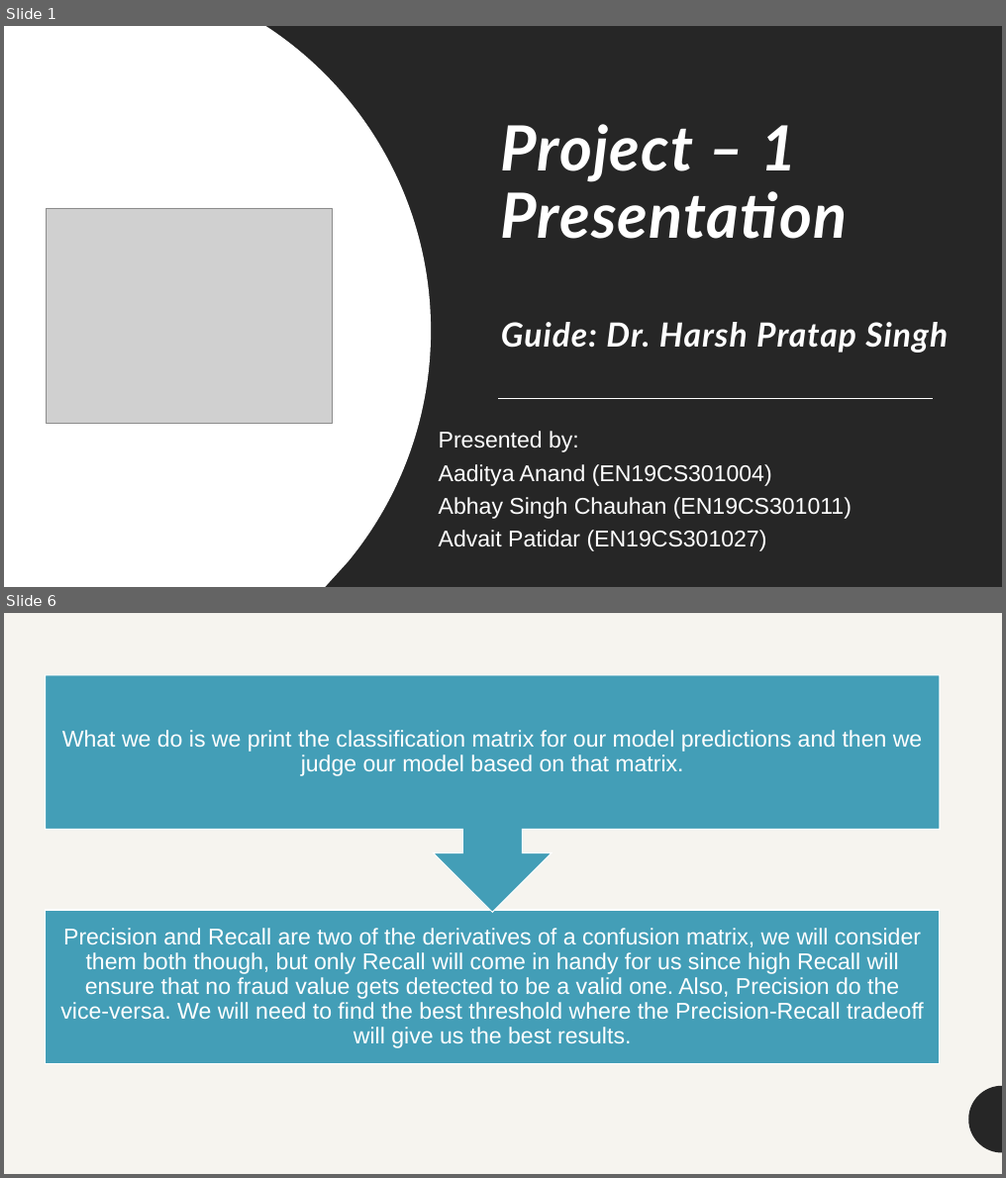
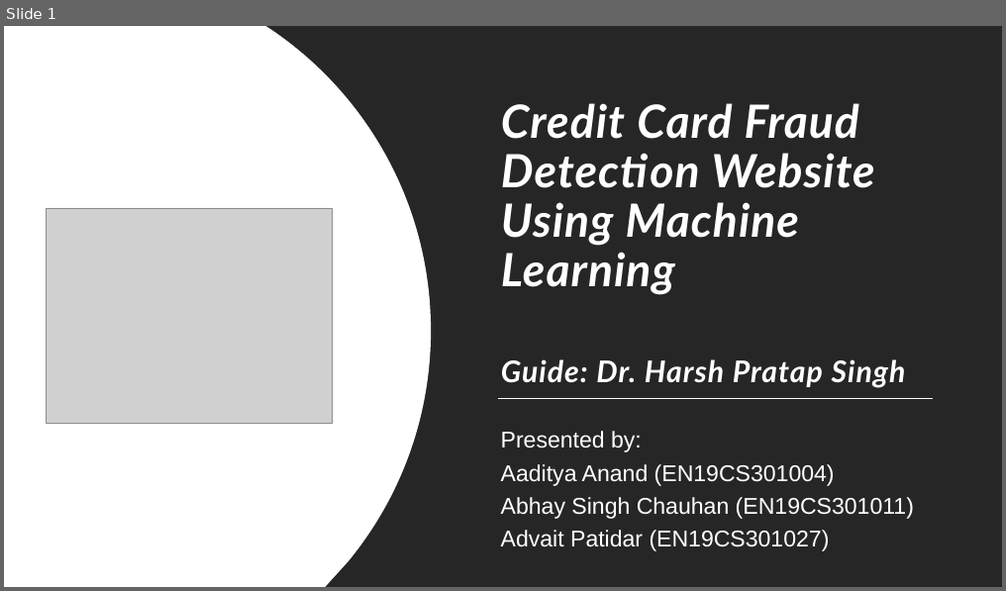
Before and after one commit to arcaneAB/fraud-detection-project, a slide deck: documentations/Project Presentation.pptx. Shown one above the other, each under a label of ours: slides 1 and 6 before the commit, slide 1 after it; the slides between them are not shown. The pictures are 1006x1178 and 1006x591 pixels, drawn with LibreOffice and Linux fonts; fonts in the diff are those of the drawing; grey boxes stand for pictures. Boxes give left, top, right and bottom in pixels: in the first picture for what was removed or moved away, otherwise in the second. Text is boxed around its words. In the diff, an @@ line names an element or a change of style, - is before the commit and + after.

```diff
--- a/documentations/Project Presentation.pptx
+++ b/documentations/Project Presentation.pptx
@@ slide 6 removed at (x1=4, y1=613, x2=1002, y2=1174), background #F6F4EF @@
@@ group removed at (x1=46, y1=675, x2=940, y2=1064): 2 texts, 1 rectangle, 1 up arrow callout @@
-Precision and Recall are two of the derivatives of a confusion matrix, we will consider them both though, but only Recall will come in handy for us since high Recall will ensure that no fraud value gets detected to be a valid one. Also, Precision do the vice-versa. We will need to find the best threshold where the Precision-Recall tradeoff will give us the best results.
-What we do is we print the classification matrix for our model predictions and then we judge our model based on that matrix.
@@ freeform shape removed at (x1=969, y1=1086, x2=1002, y2=1154) @@
@@ slide 1 changed as well @@
@@ title at (x1=501, y1=103, x2=906, y2=388): text changed; size 32 to 44.1 pt @@
-Project – 1
-Presentation
-Guide: Dr. Harsh Pratap Singh
+Credit Card Fraud Detection Website Using Machine
+Learning
+Guide: Dr. Harsh Pratap Singh
@@ subtitle "Presented by:" moved from (x1=439, y1=431, x2=851, y2=552) to (x1=501, y1=431, x2=914, y2=552) @@
```
Also in this commit, not shown: 4 other slides changed, 16 slides added, 7 other slides removed.
